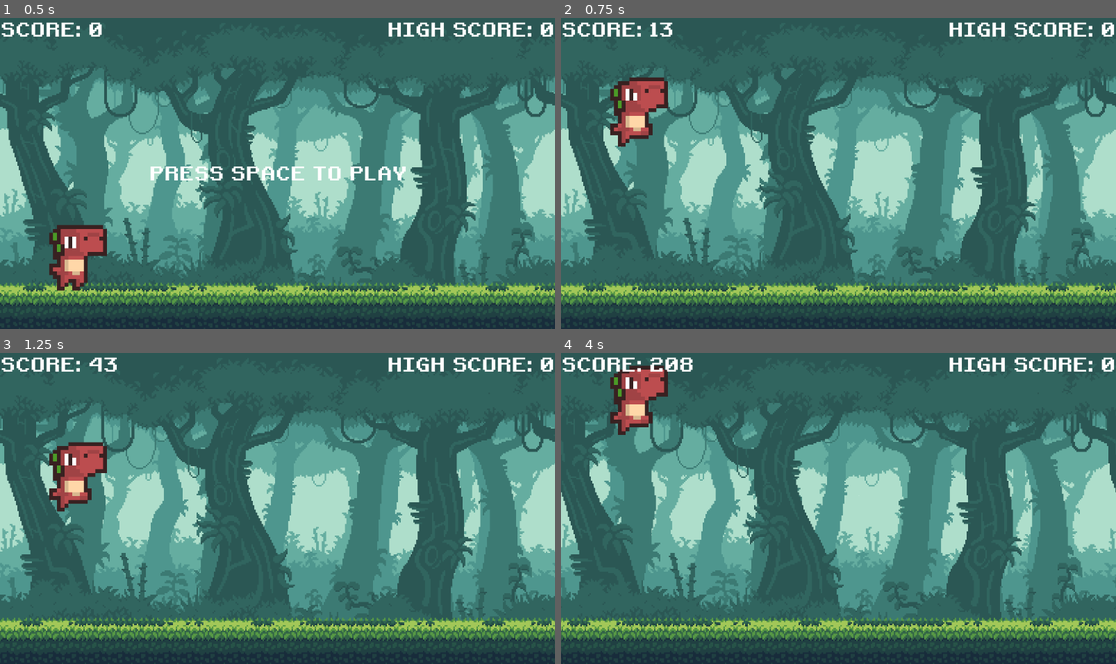
Above: before the commit, frames 1-4 (two rows, left to right).
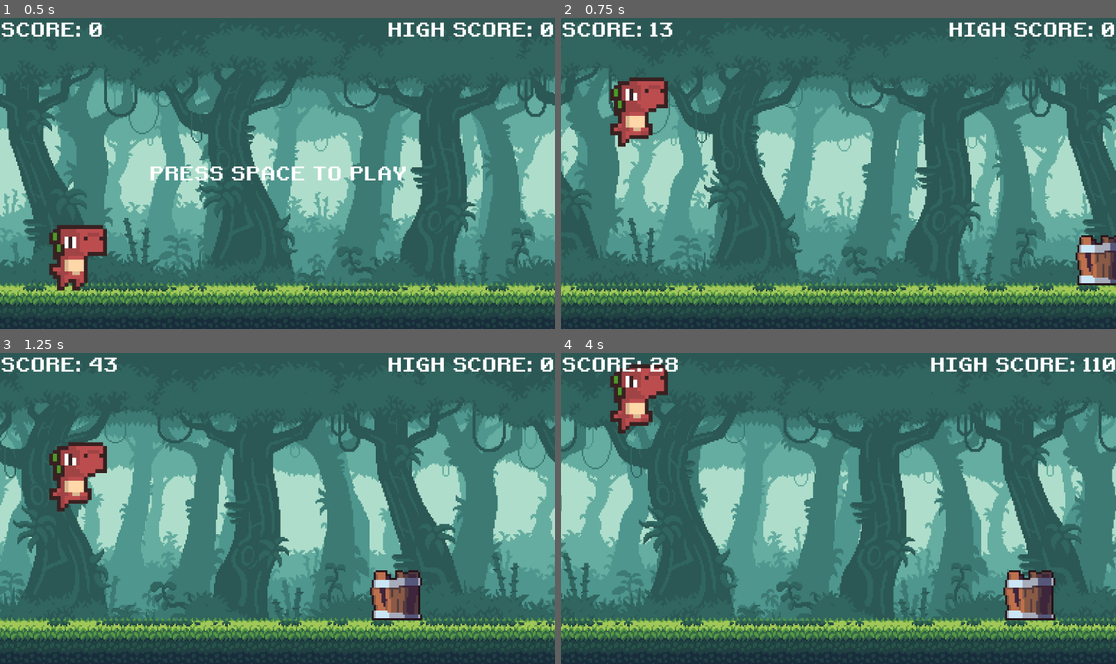
Above: after the commit, the same moments.

Repository: NathanPerrine/Godot---Dino-Run-Trial
Game: Godot game, scene res://Main/main.tscn
The game is run twice, just before and just after one commit, with the same random seed, the same clock (stepped at 60 frames per second) and the same inputs.
Inputs (mouse positions are in pixels of both pictures, inside the frame that each line leads up to):
- Up to frame 1 (0.5 s): no input
- Up to frame 2 (0.75 s): tap Space at 0.5 s
- Up to frame 3 (1.25 s): tap Enter (ui_accept) at 0.77 s
- Up to frame 4 (4 s): tap Enter (ui_accept) at 1.52, 3.77 s; hold Down (ui_down) 2.03-2.75 s; click (838, 508) at 2.75 s, where only the run after the commit has a clickable "RESTART"; tap Space at 3.5 s

Frame 1 is identical in both runs. In frame 2, 48% of the frame differs, in the area x 0-100%, y 16-93%; in frame 3, 37%; in frame 4, 54%, in the area x 0-100%, y 1-93%.

Commit message:
read me

Diff:
--- a/Main/main.gd
+++ b/Main/main.gd
@@ -94,8 +94,8 @@
 		generate_obs()
 
 		# Move dino + camera
-		$Dino.position.x += speed * delta
-		$Camera2D.position.x += speed * delta
+		$Dino.position.x += speed
+		$Camera2D.position.x += speed
 
 		# Update score
 		score += speed
